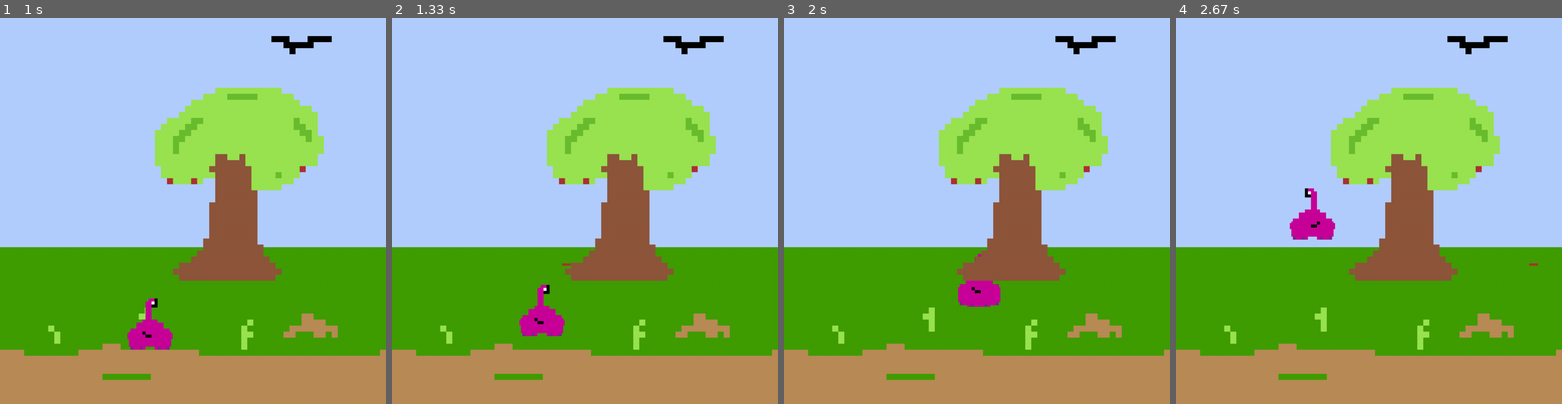
Above: before the commit, frames 1-4 (left to right).
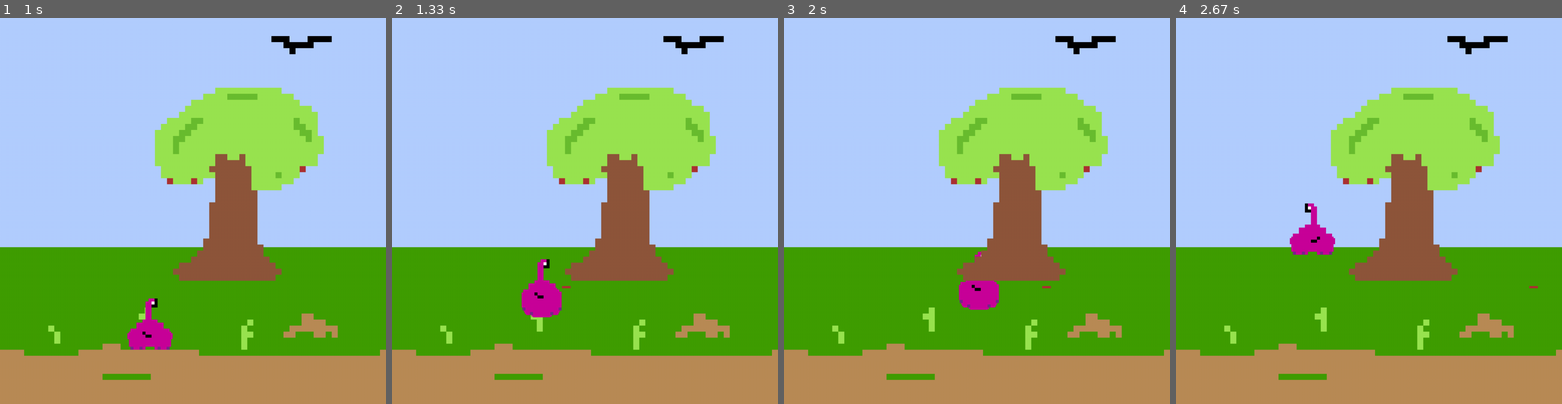
Above: after the commit, the same moments.

Repository: circles927/Spelletje-pygame
Game: pygame game, started from mainGame.py
The game is run twice, just before and just after one commit, with the same random seed, the same clock (stepped at 60 frames per second) and the same inputs.
Inputs (mouse positions are in pixels of both pictures, inside the frame that each line leads up to):
- Up to frame 1 (1 s): hold D 0.33-0.8 s; hold W from 0.83 s (still down); tap Space at 0.9 s
- Up to frame 2 (1.33 s): release W at 1.13 s; press the mouse at (465, 299) at 1.2 s; move the mouse to (554, 187) at 1.3 s
- Up to frame 3 (2 s): release the mouse at (1034, 75) at 1.43 s; hold D 1.5-1.97 s; tap Space at 1.57, 1.87 s
- Up to frame 4 (2.67 s): hold A 2-2.53 s; tap Space at 2.07, 2.37, 2.63 s; hold S from 2.57 s (still down)

Frame 1 is identical in both runs. In frame 2, 1.3% of the frame differs, in the area x 33-47%, y 62-83%; in frame 3, 0.2%; in frame 4, 1.1%.

Commit message:
collision detection improving, saving progress so far

Diff:
--- a/mainGame.py
+++ b/mainGame.py
@@ -16,6 +16,7 @@
         image.blit(self.sheet_of_the_sprites, (0, 0), (x, y, w, h))
 
         return image
+
 
 def main():
     pygame.init()
@@ -61,6 +62,7 @@
     frame_index = 0
 
     direction = "right"
+    elevation = "none"
     jump = "none"
     fired = "none"
     laserDirection = "none"
@@ -82,6 +84,8 @@
     stoneLoc = [1800, 700]
     treeTwoLoc = [2700, 420]
 
+    # Testing collision on stone sprite:
+
     while running:
         dt = clock.tick(20)
 
@@ -92,6 +96,8 @@
             if event.type == pygame.MOUSEBUTTONUP:
                 button = event.button
 
+        originalCoordinates = (posX, posY)
+
         keys = pygame.key.get_pressed()
         mouseButtons = pygame.mouse.get_pressed()
 
@@ -99,76 +105,38 @@
         screen.blit(backgroundImage, (backgroundAnchorX, 0))
         # screen.blit(backgroundAddition, (backgroundAnchorX + 704, 0))
 
-
         # Update animation on pressing button, and blitting left or right
         # Bewegen naar rechts:
-
         if keys[pygame.K_d]:
-            if obstructed == True:
+            if posX < 580:
+                posX += 12
                 frame_index = (frame_index + 1) % len(framesRight)
                 direction = "right"
-            elif posX < 580:
-                if slowmo == False:
-                    posX += 12
-                    frame_index = (frame_index + 1) % len(framesRight)
-                    direction = "right"
-                if slowmo == True:
-                    posX += 6
-                    frame_index = (frame_index + 1) % len(framesRight)
-                    direction = "right"
             elif posX >= 580 and backgroundAnchorX >= -3060:
-                if slowmo == False:
-                    backgroundAnchorX -= 12
-                    frame_index = (frame_index + 1) % len(framesRight)
-                    direction = "right"
-                if slowmo == True:
-                    backgroundAnchorX -= 6
-                    frame_index = (frame_index + 1) % len(framesRight)
-                    direction = "right"
+                backgroundAnchorX -= 12
+                frame_index = (frame_index + 1) % len(framesRight)
+                direction = "right"
             elif posX <= 790 and backgroundAnchorX <= -3060:
-                if slowmo == False:
-                    posX += 12
-                    frame_index = (frame_index + 1) % len(framesRight)
-                    direction = "right"
-                if slowmo == True:
-                    posX += 6
-                    frame_index = (frame_index + 1) % len(framesRight)
-                    direction = "right"
+                posX += 12
+                frame_index = (frame_index + 1) % len(framesRight)
+                direction = "right"
             elif posX >= 790:
                 frame_index = (frame_index + 1) % len(framesRight)
                 direction = "right"
 
         if keys[pygame.K_a]:
-            if obstructed == True:
+            if posX >= 320 and backgroundAnchorX <= 0:
+                posX -= 12
                 frame_index = (frame_index + 1) % len(framesLeft)
                 direction = "left"
-            elif posX >= 320 and backgroundAnchorX <= 0:
-                if slowmo == False:
-                    posX -= 12
-                    frame_index = (frame_index + 1) % len(framesLeft)
-                    direction = "left"
-                if slowmo == True:
-                    posX -= 6
-                    frame_index = (frame_index + 1) % len(framesLeft)
-                    direction = "left"
             elif posX < 320 and backgroundAnchorX < 0:
-                if slowmo == False:
-                    backgroundAnchorX += 12
-                    frame_index = (frame_index + 1) % len(framesLeft)
-                    direction = "left"
-                if slowmo == True:
-                    backgroundAnchorX += 6
-                    frame_index = (frame_index + 1) % len(framesLeft)
-                    direction = "left"
+                backgroundAnchorX += 12
+                frame_index = (frame_index + 1) % len(framesLeft)
+                direction = "left"
             elif posX >= -24 and backgroundAnchorX >= 0:
-                if slowmo == False:
-                    posX -= 12
-                    frame_index = (frame_index + 1) % len(framesLeft)
-                    direction = "left"
-                if slowmo == True:
-                    posX -= 6
-                    frame_index = (frame_index + 1) % len(framesLeft)
-                    direction = "left"
+                posX -= 12
+                frame_index = (frame_index + 1) % len(framesLeft)
+                direction = "left"
             elif posX < -24:
                 frame_index = (frame_index + 1) % len(framesLeft)
                 direction = "left"
@@ -219,9 +187,11 @@
         if keys[pygame.K_w]:
             if posY >= 425:
                 posY -= 12
+                elevation = "up"
         if keys[pygame.K_s]:
             if posY <= 785:
                 posY += 12
+                elevation = "down"
 
         if keys[pygame.K_SPACE]:
             jump = "begin_1"
@@ -232,6 +202,8 @@
             elif jump == "begin_1":
                 screen.blit(framesJumpRight[0], (posX, posY))
                 jump = "begin_2"
+            if fired == "none" and direction == "right":
+                laserX = posX + 145
             elif jump == "begin_2":
                 posY -= 20
                 screen.blit(framesJumpRight[1], (posX, posY))
@@ -348,6 +320,25 @@
         screen.blit(stoneImage, (backgroundAnchorX + 1800, 700))
         screen.blit(treeNrTwoImage, (backgroundAnchorX + 2700, 420))
 
+        # alienRect = pygame.Rect(posX + 40, posY + 80, 60, 28)
+        # stoneRect = pygame.Rect(stoneLoc[0] + backgroundAnchorX + 46, stoneLoc[1] + 36, 128, 87)
+
+        alienRect = pygame.Rect(posX + 80, posY + 168, 119, 47)
+        stoneRect = pygame.Rect(stoneLoc[0] + backgroundAnchorX + 46, stoneLoc[1] + 36, 128, 87)
+
+        if alienRect.colliderect(stoneRect):
+            obstructed = True
+        elif not alienRect.colliderect(stoneRect):
+            obstructed = False
+        else:
+            print("something went wrong with collision detection")
+
+        if obstructed == True:
+            posX = originalCoordinates[0]
+            posY = originalCoordinates[1]
+        elif obstructed == False:
+            pass
+
         pygame.display.flip()
 
     pygame.quit()
Not shown, changed: reference material/coördinates body and objects
